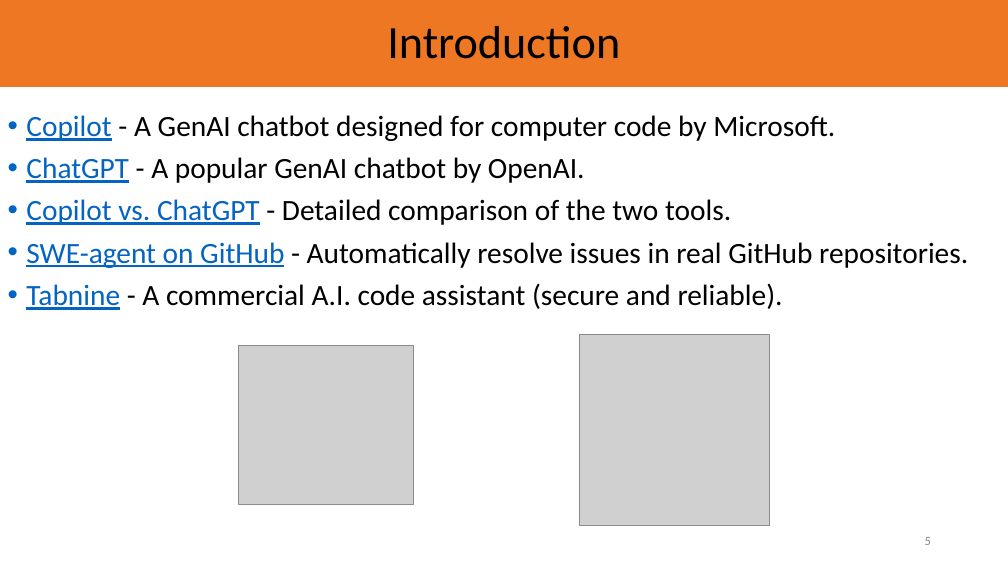
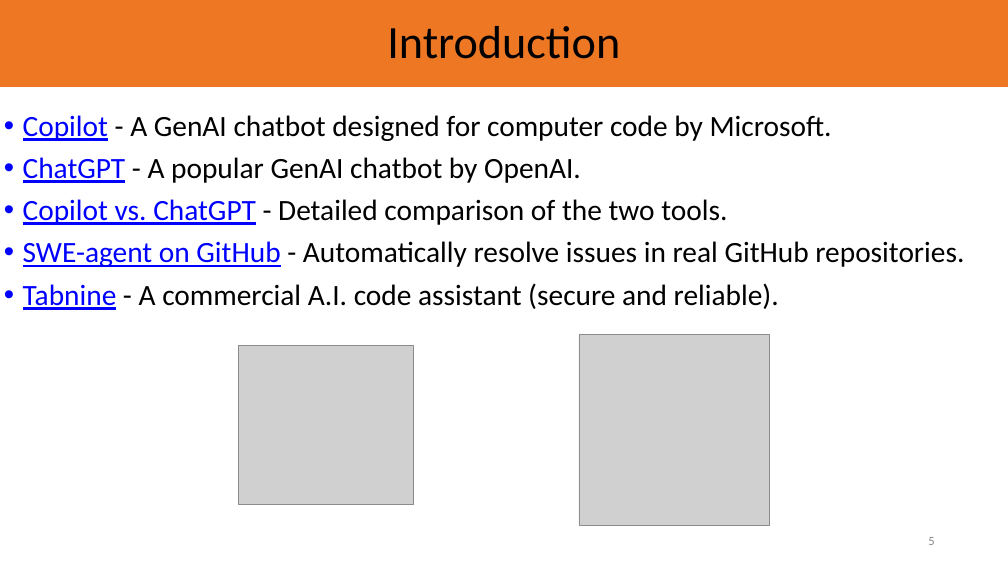
Before and after one commit to PrincetonUniversity/ai_tools_for_software_engineering, a slide deck: slide 5 of AI_tools.pptx. Drawn at 1008x567 pixels with LibreOffice and Linux fonts; fonts in the diff are those of the drawing; grey boxes stand for pictures; background and template pictures are left out. Boxes give left, top, right and bottom in pixels: in the first picture for what was removed or moved away, otherwise in the second. Text is boxed around its words. In the diff, an @@ line names an element or a change of style, - is before the commit and + after.

```diff
--- a/AI_tools.pptx
+++ b/AI_tools.pptx
@@ text "Copilot - A GenAI chatbot ..." at (x1=23, y1=115, x2=964, y2=310): text colour #0563C1 to #0000FF in "Copilot", "ChatGPT", "Copilot vs. ChatGPT", "SWE-agent on GitHub" and 1 more places @@
@@ page number at (x1=928, y1=537, x2=934, y2=545): text colour #8C8C8C to #888888 @@
```
Also in this commit, not shown: 27 other slides changed.
